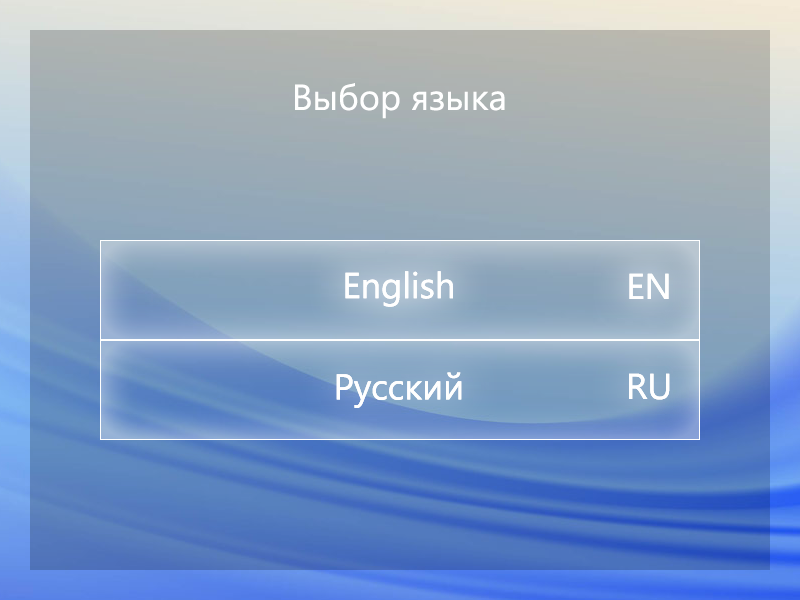
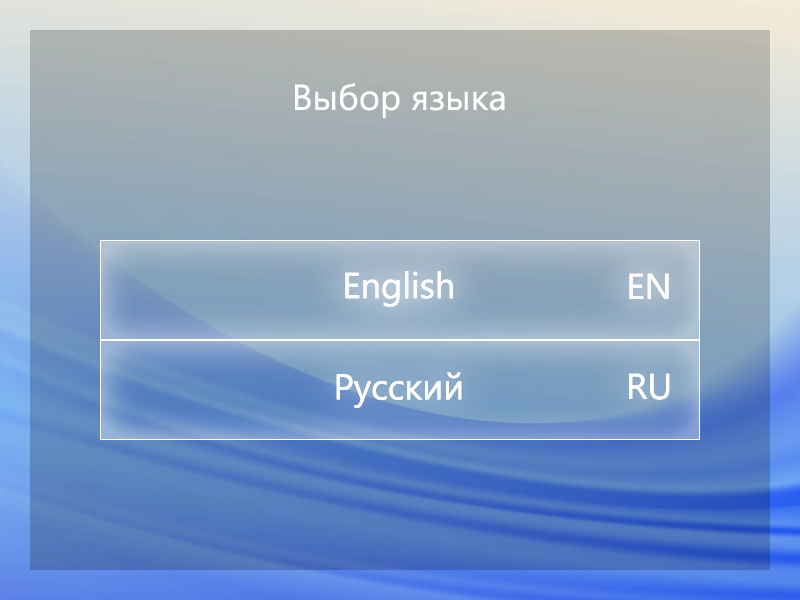
Revision of a layered (800, 600) image; what changed, layer by layer:
painted on "Русский" (1st of 2, in "Menu" › "Menu Items (pressed)" › "Menu Item 2") over bbox(345, 372, 461, 408)
painted on "Русский" (2nd of 2, in "Menu" › "Menu Items" › "Menu Item 2") over bbox(345, 372, 461, 408)
